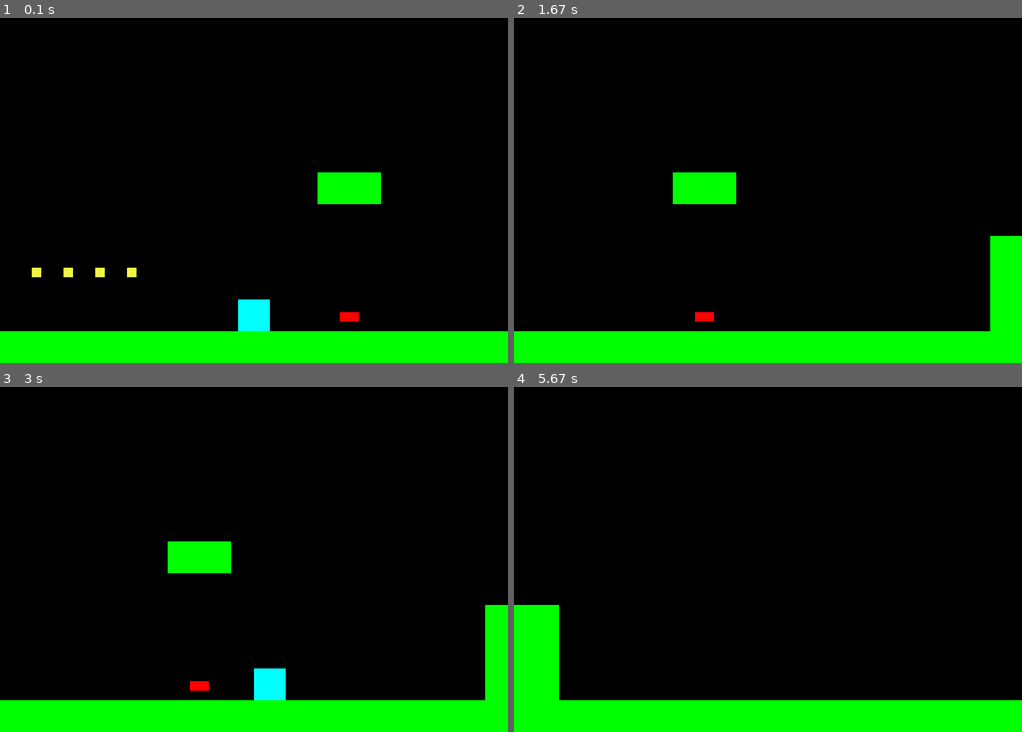
Above: before the commit, frames 1-4 (two rows, left to right).
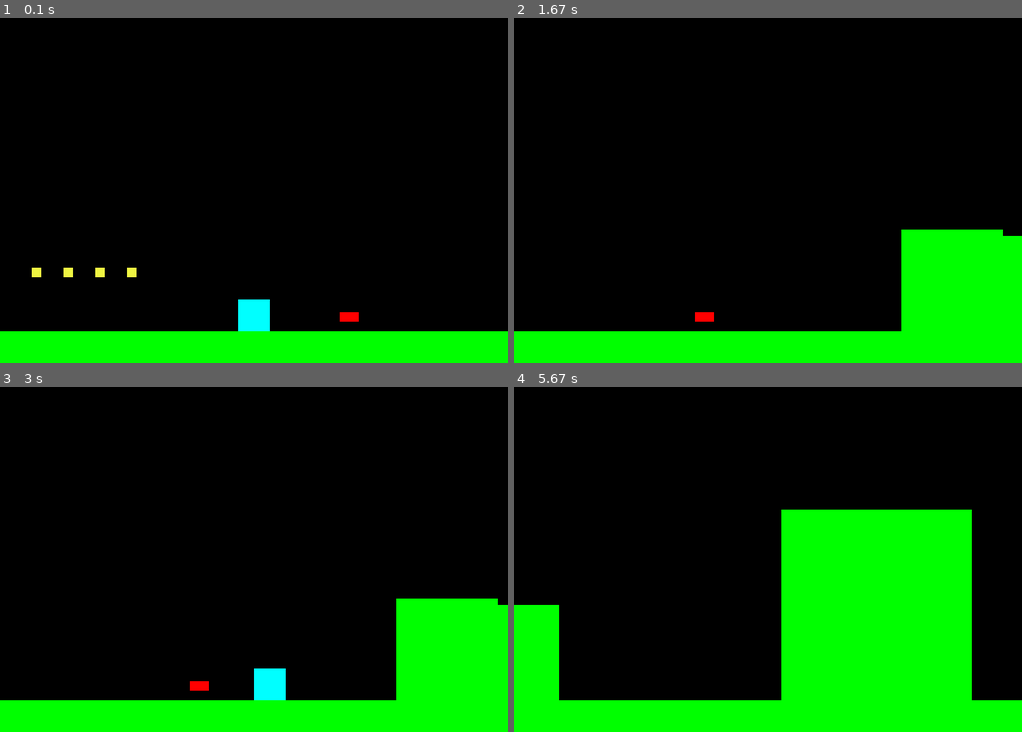
Above: after the commit, the same moments.

Repository: Rundumu/pygame-sonic-clone
Game: pygame game, started from main.py
The game is run twice, just before and just after one commit, with the same random seed, the same clock (stepped at 60 frames per second) and the same inputs.
Inputs:
- Up to frame 1 (0.1 s): no input
- Up to frame 2 (1.67 s): hold Right 0.33-0.8 s; hold Up 0.83-1.13 s; hold Right 1.17-1.63 s
- Up to frame 3 (3 s): hold Left 1.67-2.2 s; hold Down 2.23-2.53 s; hold Left 2.57-2.97 s
- Up to frame 4 (5.67 s): hold Up 3-3.37 s; hold Right 3.4-4.03 s; hold Down 4.07-4.43 s; hold Left 4.47-4.93 s; hold Right 4.97-5.43 s; hold Up from 5.47 s (still down)

The runs differ from the first frame. In frame 1, 1.2% of the frame differs, in the area x 62-75%, y 44-54%; in frame 2, 6.4%; in frame 3, 6.4%; in frame 4, 21%, in the area x 52-91%, y 35-91%.

Commit message:
continuing maps

Diff:
--- a/main.py
+++ b/main.py
@@ -54,7 +54,7 @@
 X3 = 200
 Y3 = HEIGHT - 200
 
-ramp = Ramp(200, HEIGHT - 150, 100, 100)
+ramp = Ramp(940, HEIGHT - 50, 160, 160)
 ramp2 = Ramp(2500, HEIGHT - 50, 300, 300)
 ramps = pygame.sprite.Group()
 ramps.add(ramp)
--- a/settings.py
+++ b/settings.py
@@ -32,22 +32,22 @@
     (3000, HEIGHT - 300, SMALL),
     (3500, HEIGHT - 200, SMALL),
     (4000, HEIGHT - 300, MEDIUM),
-    (5000, HEIGHT - 300, LARGE),
-    (500, HEIGHT - 300, SMALL),
-    (500, HEIGHT - 300, SMALL),
-    (500, HEIGHT - 300, SMALL),
-    (500, HEIGHT - 300, SMALL),
-    (500, HEIGHT - 300, SMALL),
-    (500, HEIGHT - 300, SMALL),
-    (500, HEIGHT - 300, SMALL),
-    (500, HEIGHT - 300, SMALL),
-    (500, HEIGHT - 300, SMALL),
-    (500, HEIGHT - 300, SMALL),
-    (500, HEIGHT - 300, SMALL),
-    (500, HEIGHT - 300, SMALL),
-    (500, HEIGHT - 300, SMALL),
-    (500, HEIGHT - 300, SMALL),
-    (500, HEIGHT - 300, SMALL),
+    (5000, HEIGHT - 200, LARGE),
+    (5500, HEIGHT - 300, SMALL),
+    (6700, HEIGHT - 500, SMALL),
+    (6900, HEIGHT - 300, SMALL),
+    (7500, HEIGHT - 200, LARGE),
+    (8200, HEIGHT - 300, SMALL),
+    (9000, HEIGHT - 300, SMALL),
+    (12000, HEIGHT - 300, MEDIUM),
+    (12500, HEIGHT - 300, SMALL),
+    (15000, HEIGHT - 300, SMALL),
+    ]
+
+# Ramp properties
+
+RAMP_LIST = [
+    (1000, HEIGHT - 200)
 ]
 # Ring properties
 RING_X = 50
--- a/sprites.py
+++ b/sprites.py
@@ -94,7 +94,7 @@
         pygame.sprite.Sprite.__init__(self)
         self.image = pygame.Surface((width, height))
         self.image.fill(GREEN)
-        self.image.set_alpha(0)
+        #self.image.set_alpha(0)
         self.rect = self.image.get_rect()
         self.rect.midbottom = (x, y)
         self.x1, self.y1 = self.rect.bottomleft
